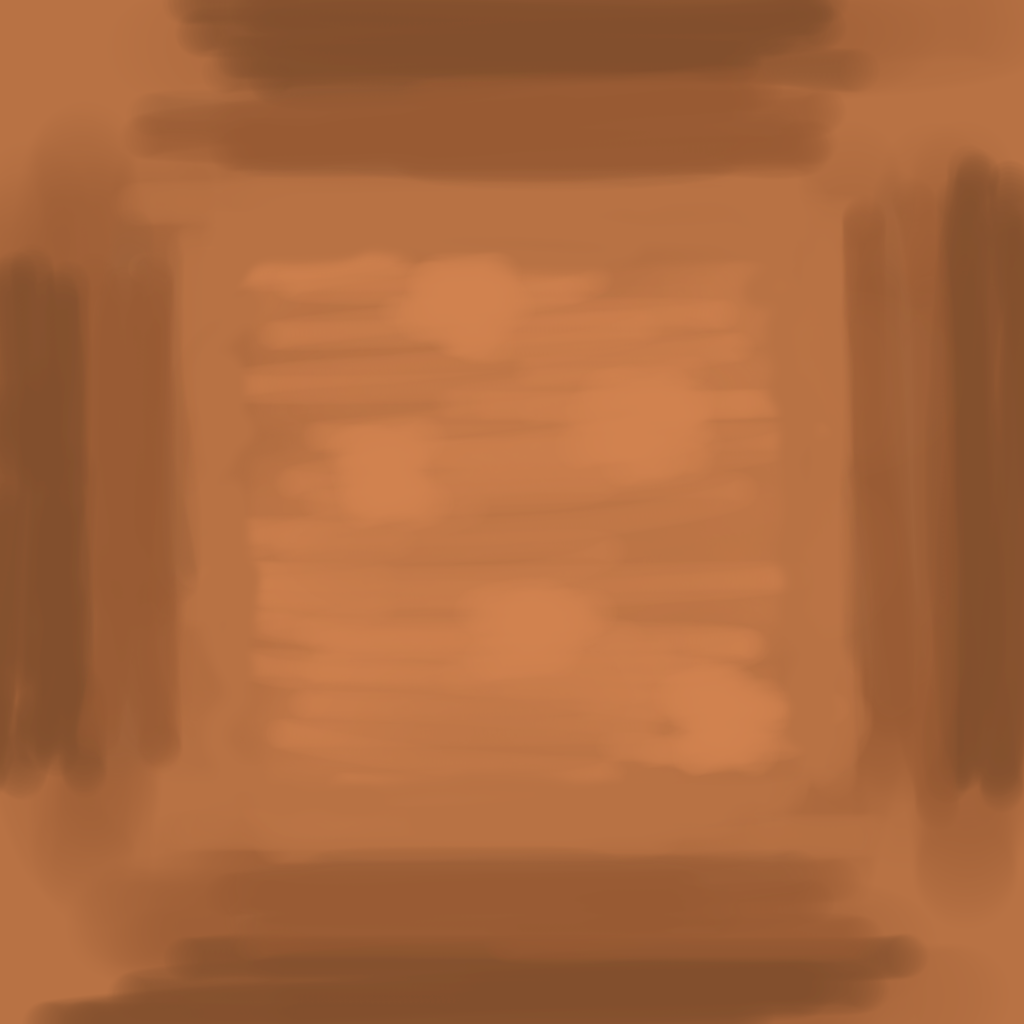
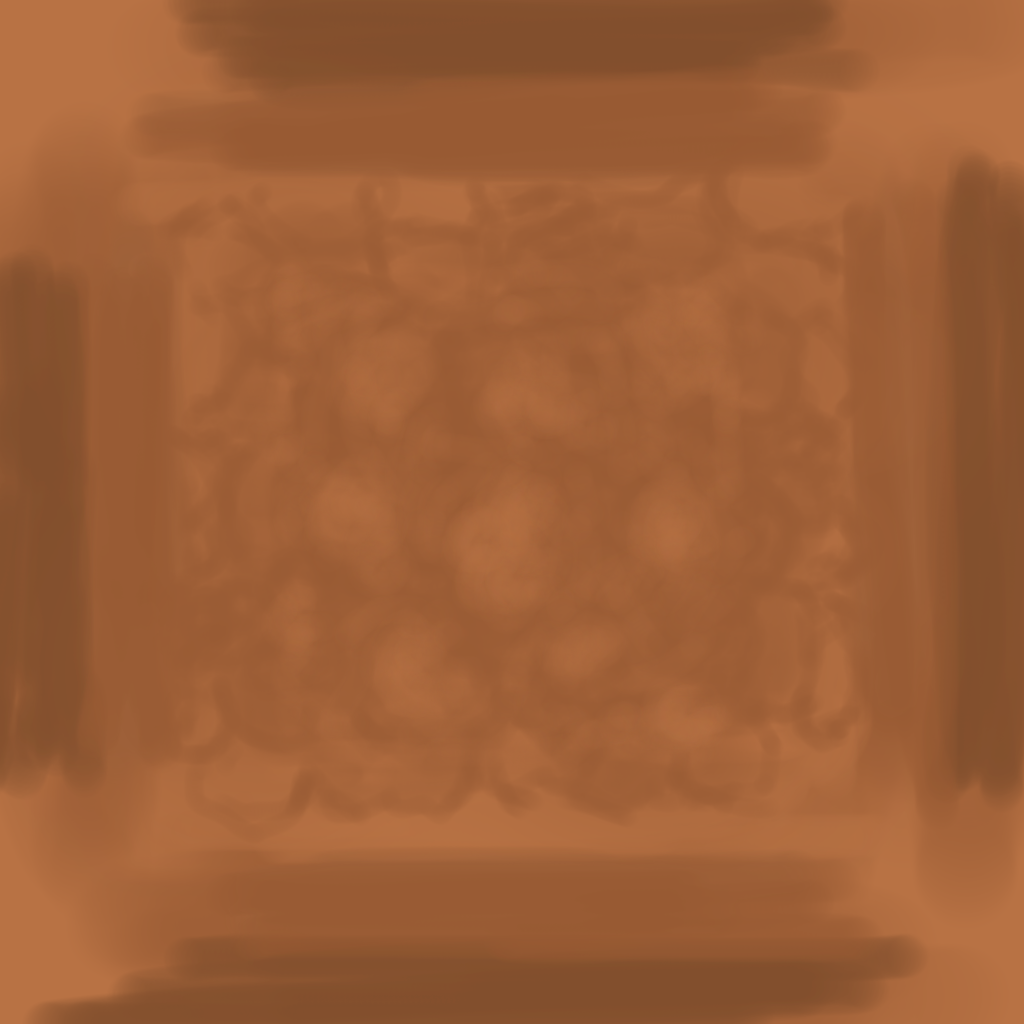
Layer changes from the first w=1024, h=1024 image to the second:
added layer "Paint Layer 18" above "Paint Layer 17" over [left=44, top=129, right=978, bottom=861]
hid "Paint Layer 15", painted on it over [left=256, top=192, right=832, bottom=832]
painted on "Paint Layer 16" over [left=44, top=129, right=978, bottom=861]
painted on "Paint Layer 12" over [left=44, top=129, right=978, bottom=861]
